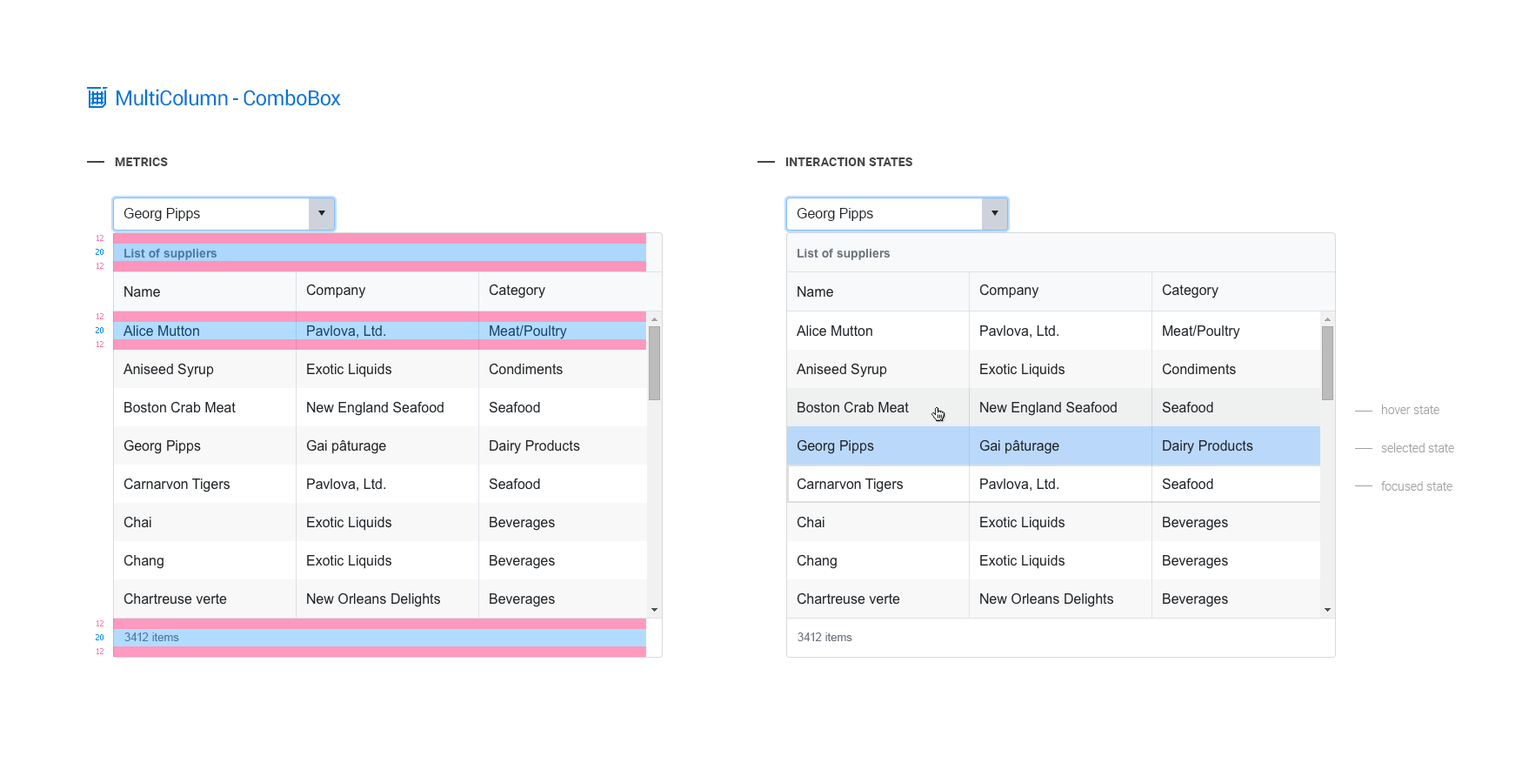
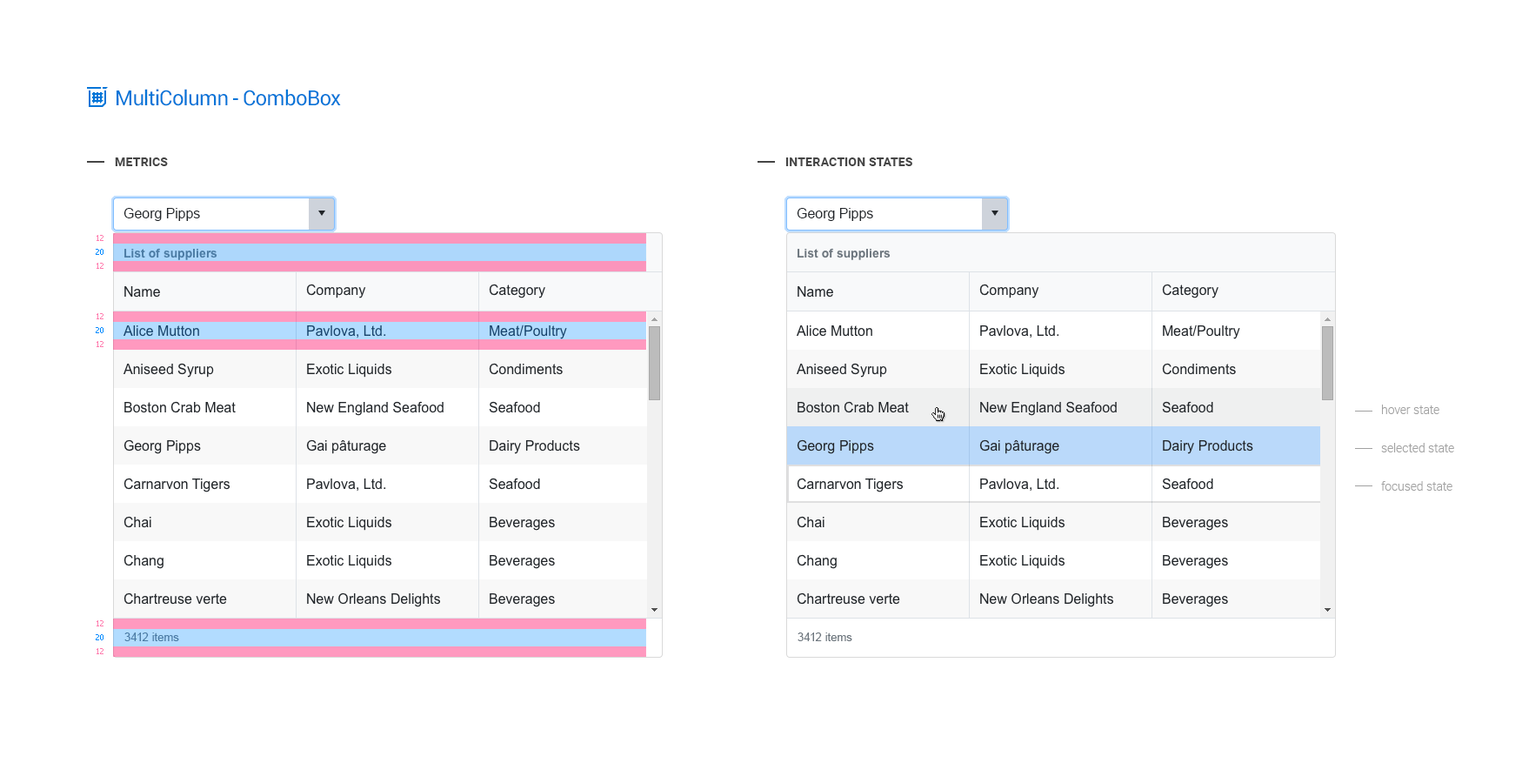
Before/after of a 1522 x 783 layered artwork. What changed in the layer stack:
painted on "multicolumn-combobox" over [88, 91, 107, 108]
